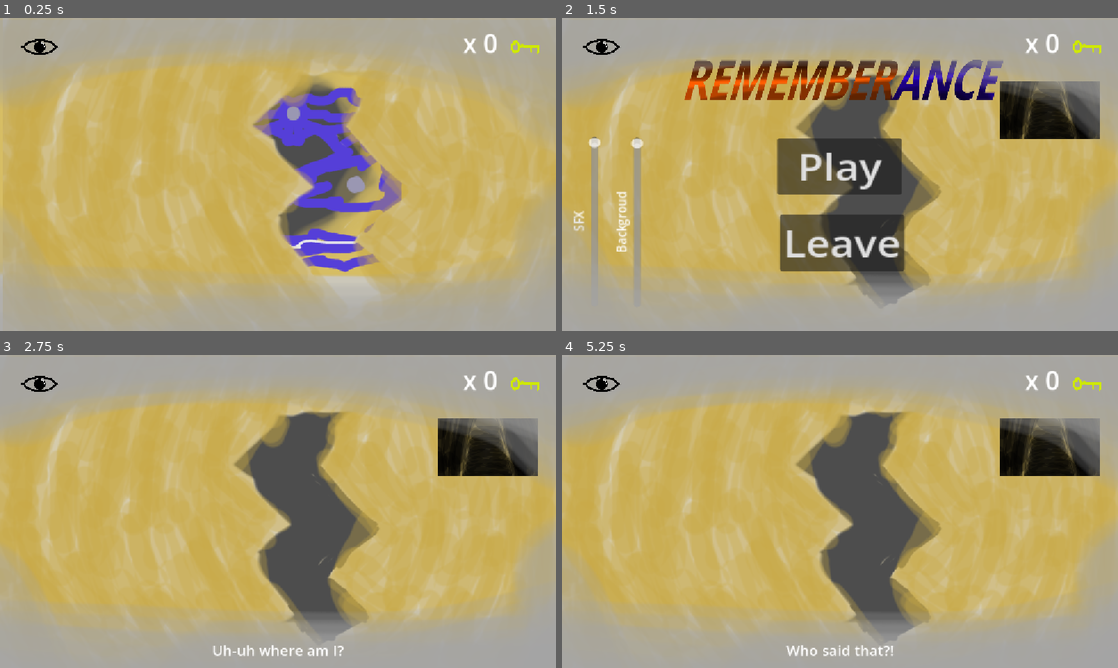
Above: before the commit, frames 1-4 (two rows, left to right).
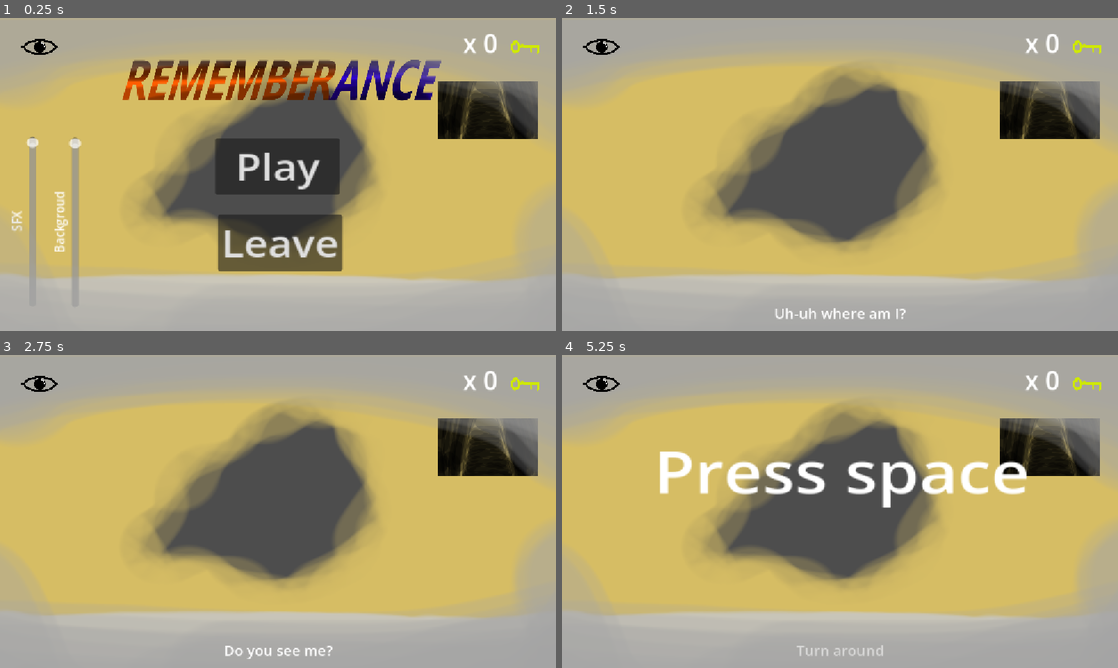
Above: after the commit, the same moments.

Repository: SteelyxEpic/Rememberance
Game: Godot game, scene res://living_room.tscn
The game is run twice, just before and just after one commit, with the same random seed, the same clock (stepped at 60 frames per second) and the same inputs. Sound files missing from this copy of the repository are replaced by a short silence.
Inputs (mouse positions are in pixels of both pictures, inside the frame that each line leads up to):
- Up to frame 1 (0.25 s): no input
- Up to frame 2 (1.5 s): click (840, 165) at 0.5 s, where only the run after the commit has a clickable "Play"; tap Enter (ui_accept) at 1.25 s; move the mouse to (1012, 46) at 1.27 s; hold Right (ui_right) from 1.28 s (still down); tap Space (switch) at 1.35 s; click (1012, 46) at 1.42 s
- Up to frame 3 (2.75 s): tap Enter (ui_accept) at 1.52 s; release Right (ui_right) at 2 s; click (278, 502) at 2 s, where only the run before the commit has a clickable "Play"
- Up to frame 4 (5.25 s): tap Enter (ui_accept) at 2.75, 3.02, 3.5, 4.25, 4.52, 5 s; move the mouse to (840, 649) at 2.77 s; hold Right (ui_right) 2.78-3.53 s; tap Alt at 2.85, 5.1 s; click (840, 649) at 2.92 s; move the mouse to (895, 442) at 3.52 s; hold Left (ui_left) 3.53-4.28 s; tap Shift at 3.6 s; click (895, 442) at 3.67 s; move the mouse to (812, 574) at 4.27 s; hold Right (ui_right) from 4.28 s (still down); tap Space (switch) at 4.35 s; click (812, 574) at 4.42 s; move the mouse to (1006, 558) at 5.02 s; click (1006, 558) at 5.17 s

The runs differ from the first frame. In frame 1, 37% of the frame differs, in the area x 0-100%, y 13-99%; in frame 2, 28%; in frame 3, 20%; in frame 4, 22%.

Commit message:
Updated the bed so that I can sleep (yeyyy!)

Diff:
--- a/item.gd
+++ b/item.gd
@@ -102,6 +102,8 @@
 	elif cassette:
 		Global.cassettes[name] = [cassette, cassettecolor]
 		hide()
+	elif bed:
+		Global.emit_signal("change", "Weirdroom", true)
 
 func use():
 	if safe:
--- a/living_room.gd
+++ b/living_room.gd
@@ -47,3 +47,6 @@
 	var bus_index = AudioServer.get_bus_index("SFX")
 	var db_val = linear_to_db(value)
 	AudioServer.set_bus_volume_db(bus_index, db_val)
+
+func trigger(ending):
+	Global.emit_signal("speech", Answers.slice(Answersindex[ending].x, Answersindex[ending].y))
--- a/living_room.tscn
+++ b/living_room.tscn
@@ -850,6 +850,16 @@
 [sub_resource type="RectangleShape2D" id="RectangleShape2D_dlkxf"]
 size = Vector2(546.9173, 881.47644)
 
+[sub_resource type="Resource" id="Resource_5mqdy"]
+script = ExtResource("14_5m0m6")
+caption = "Are you ready to begin?"
+metadata/_custom_type_script = "uid://cpahbsfacxfqc"
+
+[sub_resource type="Resource" id="Resource_4k7js"]
+script = ExtResource("14_5m0m6")
+caption = "Y-yes"
+metadata/_custom_type_script = "uid://cpahbsfacxfqc"
+
 [sub_resource type="Resource" id="Resource_bwd73"]
 script = ExtResource("14_5m0m6")
 caption = "What is your name?"
@@ -1854,21 +1864,27 @@
 scale = Vector2(1.7297297, 1.5211266)
 texture = ExtResource("72_sqgh1")
 script = ExtResource("9_parq5")
+statement = Array[ExtResource("14_5m0m6")]([SubResource("Resource_5mqdy"), SubResource("Resource_4k7js")])
 ques = Array[ExtResource("14_5m0m6")]([SubResource("Resource_bwd73"), SubResource("Resource_2t5pd"), SubResource("Resource_1dou6"), SubResource("Resource_sriil"), SubResource("Resource_nyhlb"), SubResource("Resource_fupgw")])
 response = Array[ExtResource("14_5m0m6")]([SubResource("Resource_qd8qp"), SubResource("Resource_rturl"), SubResource("Resource_eyrie"), SubResource("Resource_qvof5")])
 answer = Dictionary[String, String]({
-"Are you really a god": "secret",
-"God": "ori",
-"Gordy": "ori",
-"Horcus": "ori",
-"Kron": "secret",
+"are you really a god": "secret",
 "blue": "secret",
-"car": "ori",
+"car": "secret",
+"god": "ori",
+"gordy": "ori",
+"horcus": "ori",
+"kron": "secret",
 "mountain": "ori",
 "red": "ori"
 })
+safekeeping = Dictionary[String, int]({
+"ori": 0,
+"secret": 0
+})
 
 [node name="front" type="Node2D" parent="Weirdroom" unique_id=1358478855]
+visible = false
 
 [node name="Godcon" type="Node2D" parent="Weirdroom/front" unique_id=2091198225]
 show_behind_parent = true
@@ -1908,7 +1924,6 @@
 text = "Answer"
 
 [node name="back" type="Node2D" parent="Weirdroom" unique_id=996740822]
-visible = false
 
 [node name="Enlighted end" type="Sprite2D" parent="Weirdroom/back" unique_id=452906531]
 modulate = Color(0, 0, 0, 1)
--- a/weirdroom.gd
+++ b/weirdroom.gd
@@ -11,6 +11,7 @@
 @export var ques:Array[Dialogue]
 @export var response:Array[Dialogue]
 @export var answer:Dictionary[String, String]
+@export var safekeeping:Dictionary[String, int]
 var ask = false
 
 
@@ -85,6 +86,15 @@
 		await Global.speechfinished
 		$front/answer.show()
 		await $front/answer/Button.pressed
+		if $front/answer.text.to_lower() in answer:
+			safekeeping[answer[$front/answer.text.to_lower()]] += 1
 		temp = [response.pick_random()]
 		Global.emit_signal("speech", temp)
 		await Global.speechfinished
+		await get_tree().create_timer(0.5).timeout
+	if safekeeping["ori"] >= 4:
+		$"..".trigger("ori")
+	elif safekeeping["secret"] >= 3:
+		$"..".trigger("secret")
+	else:
+		$"..".trigger("bad")
